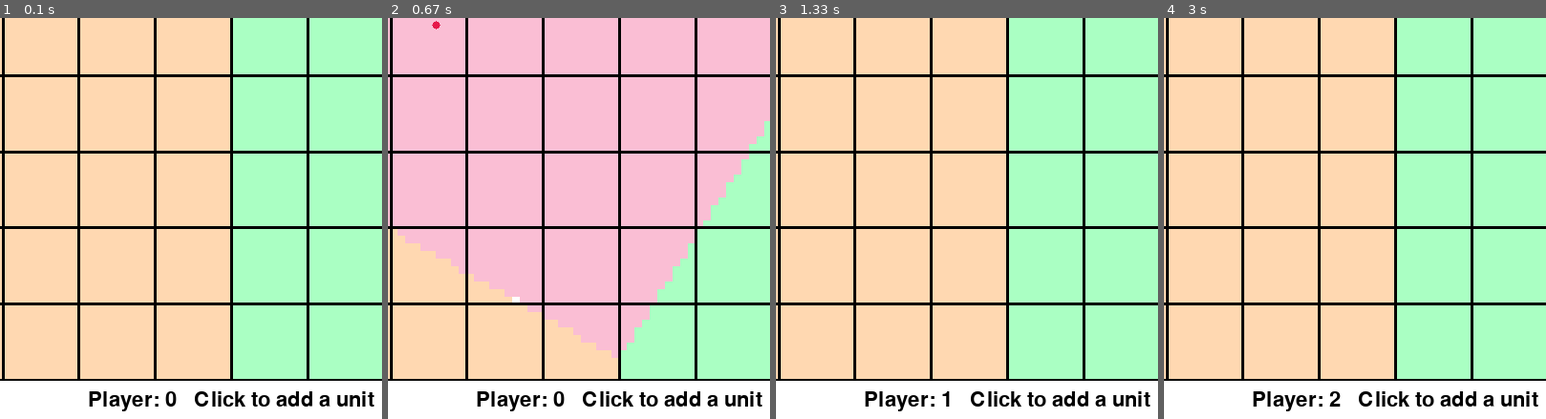
Above: before the commit, frames 1-4 (left to right).
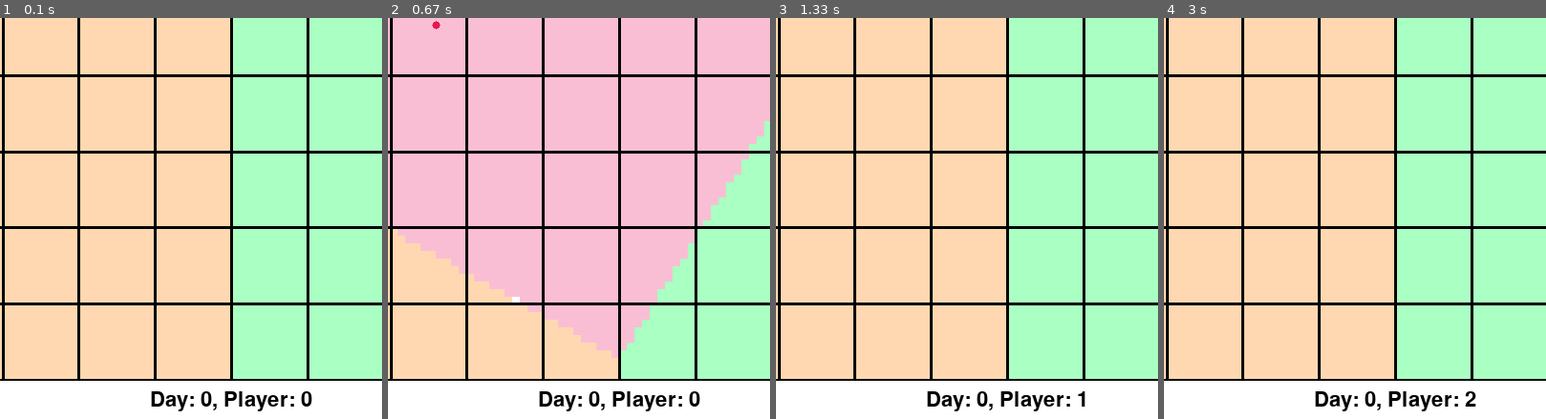
Above: after the commit, the same moments.

Repository: Shreeyak/COMS4444-Voronoi-Sim
Game: pygame game, started from main.py
Same seed, same stepped clock (60 frames per second), same inputs: the game is played once before the commit and once after it.
Inputs (mouse positions are % of the whole screen's width and height, from its top left):
- Up to frame 1 (0.1 s): no input
- Up to frame 2 (0.67 s): press the mouse at (50, 57) at 0.37 s; move the mouse to (38, 54) at 0.47 s; release the mouse at (26, 51) at 0.6 s
- Up to frame 3 (1.33 s): hold R 0.67-1.13 s; tap 2 at 1.17 s
- Up to frame 4 (3 s): tap 1 at 1.5 s; tap 3 at 2.83 s
The pictures show only the part of the screen within x 20-70%, y 50-100%; the shares and areas given below are measured in that part.

The runs differ from the first frame. In frame 1, 1.6% of the frame differs, in the area x 23-98%, y 93-99%; in frame 2, 1.6%; in frame 3, 1.6%; in frame 4, 1.6%.

Commit message:
Refactored main func into game loop. Moved todo to readme.

Diff:
--- a/main.py
+++ b/main.py
@@ -10,143 +10,127 @@
 from voronoi_renderer import VoronoiRender
 
 
-def pygame_main(map_size, scale_px):
-    """Main loop to run pygame"""
-    game_state = VoronoiGameMap(map_size=map_size)
-    renderer = VoronoiRender(map_size=map_size, scale_px=scale_px, unit_px=int(scale_px/2))
+class VoronoiInterface:
+    def __init__(self, map_size, game_window_width=800):
+        """Interface for the Voronoi Game.
+        Uses pygame to launch an interactive window
 
-    pygame.init()
-    caption = "COMS 4444: Voronoi"
-    pygame.display.set_caption(caption)
+        Ref:
+            Pygame Design Pattern: https://www.patternsgameprog.com/discover-python-and-patterns-8-game-loop-pattern/
+        """
+        self.map_size = map_size
+        scale_px = game_window_width // map_size
+        self.game_state = VoronoiGameMap(map_size=map_size)
+        self.renderer = VoronoiRender(map_size=map_size, scale_px=scale_px, unit_px=int(scale_px / 2))
 
-    # pygame creates Surface objects on which it draws graphics. Surfaces can be layered on top of each other.
-    # Add a section below the map for text
-    text_h = 40  # Height of text info box
-    s_width = renderer.img_w
-    s_height = renderer.img_h + text_h
-    screen = pygame.display.set_mode((s_width, s_height))  # Main screen surface. X-right, Y-down (not numpy format)
+        pygame.init()
+        caption = "COMS 4444: Voronoi"
+        pygame.display.set_caption(caption)
+        self.running = True
 
-    font = pygame.font.SysFont(None, 32)
-    text_box_rect = pygame.rect.Rect(0, s_height - text_h, s_width, text_h)  # Rect around text box
+        # pygame creates Surface objects on which it draws graphics. Surfaces can be layered on top of each other.
+        # Window contains the map and a section below it for text
+        text_h = 40  # Height of text info box
+        s_width = self.renderer.img_w
+        s_height = self.renderer.img_h + text_h
 
-    timeout = 3000000  # milliseconds
-    clock = pygame.time.Clock()
-    print(f"\nStarting pygame. Game will automatically close after {timeout}ms. ")
-    print(f"Keybindings:\n"
-          f"  Esc: Quit the game.\n"
-          f"  1-4: Select player 0-3\n"
-          f"  R: Reset game\n"
-          f"  Default Mode: Click to add units")
+        # Main surface (game window). X-right, Y-down (not numpy format)
+        flags = pygame.SHOWN  # | pygame.OPENGL
+        self.screen = pygame.display.set_mode((s_width, s_height), flags=flags)
+        # Text sub-surface
+        self.text_box_surf = self.screen.subsurface(pygame.Rect((0, self.renderer.img_h), (self.renderer.img_w, text_h)))
+        self.font = pygame.font.SysFont(None, 32)  # To create text
+        # Game Map sub-surface
+        self.occ_surf = self.screen.subsurface(pygame.Rect((0, 0), (self.renderer.img_w, self.renderer.img_h)))
 
-    # Create a surface for the map from initial map img
-    game_state.compute_occupancy_map()
-    occ_img = renderer.get_colored_occ_map(game_state.occupancy_map, game_state.units)  # Map Surface size and type is initialized from this image
-    _occ_img = np.swapaxes(occ_img, 0, 1)  # Convert coords into pygame format
-    occ_surf = pygame.pixelcopy.make_surface(_occ_img)
+        self.timeout = 3000000  # milliseconds
+        self.clock = pygame.time.Clock()
 
-    # Game data
-    curr_player = 0  # The player whose units will be modified
-    info_mode = "Click to add a unit"
+        # Game data
+        self.curr_player = 0  # The player whose units will be modified
+        self.reset = False
+        self.add_unit = None
 
-    # TODO: Refactor with game loop design pattern: https://www.patternsgameprog.com/discover-python-and-patterns-8-game-loop-pattern/
-    # TODO: Remove units with click (shift-click or change mode with key)
-    # TODO: Check which units are killed on keypress
-    # TODO: (Low priority) Click and drag to move units
-    # TODO: (Low priority) Ignore multiple clicks: If multiple clicks on the exact spot, don't add a unit
+    def process_input(self):
+        """Handle user inputs: events such as mouse clicks and key presses"""
 
-
-    # TODO: Voronoi diagram with all the units, map to each player and unit. Must be able to find a node/voronoi cell given
-    #  a unit ID. Create a graph from this map.
-    # TODO: BFS search from the above graph to find all nodes of a given player.
-    # TODO: Remi - replace SVG graphics with an image container
-    #       VIDEO: https://www.reddit.com/r/RemiGUI/comments/9skkag/streaming_images_from_a_webcam/
-
-
-    # TODO: Design Pattern for graphics, game state, and player interface:
-    """
-    Game State - Stores a list of units, compute occupancy map, killed units. Compute new unit pos based on move
-               commands for each unit. Occupancy map and killed units can be brute force (more efficient).
-               Needs to maintain exact coords and unique ID of each unit. This is passed to players.
-
-                Internally, maintains u
-
-        Q: What's the use of a discretized unit map?
-
-        Exposed to Player: List of units (player, exact pos, id). Occupancy Map. Curr/total score. Curr/total days.
-            History (units, move commands - easier motion tracking).
-                Q: Show before/after killing? No - doesn't seem useful.
-
-        Internal: Unit cell occupancy. Occupancy Map. Move units. Connected map (kill units). History.
-            Reset (calc game state from scratch, called after units move/are killed).
-
-
-    Render Graphics - Create an image out of the game state
-        Q: Separate Class? Who'd want to use that independently? Maybe when creating a strategy?
-
-    GUI - create the user interface, allows start/stop/reset game/interactive mode.
-        Initialize player code,  log errors.
-    """
-
-    running = True
-    while running:
-        dt = pygame.time.get_ticks()
-        if dt > timeout:
-            logging.info(f"Timeout. Quitting")
-            running = False
-
-        _ = clock.tick(30)  # Limit to 30fps
-
-        # Handle events such as mouse clicks and key presses
         for event in pygame.event.get():
             if event.type == pygame.QUIT:
-                running = False
+                self.running = False  # Close window
+                break
 
             elif event.type == pygame.MOUSEBUTTONUP:
-                if event.pos[1] > renderer.img_h:
+                if event.pos[1] > self.renderer.img_h:
                     continue  # Ignore clicks on the text area
 
                 # Add unit
-                pos = renderer.px_to_metric(event.pos[::-1])
-                game_state.add_units([Unit(curr_player, pos)])
-                game_state.compute_occupancy_map()
-                logging.debug(f"Added unit: Player: {curr_player}, Pos: {pos}")
+                pos = self.renderer.px_to_metric(event.pos)
+                self.add_unit = pos
+                logging.debug(f"Added unit: Player: {self.curr_player}, Pos: {pos}")
 
-            elif event.type == pygame.KEYDOWN:
+            if event.type == pygame.KEYDOWN:
                 if event.key == pygame.K_ESCAPE:
-                    running = False
+                    self.running = False
+                    break
 
                 elif pygame.K_0 <= event.key <= pygame.K_9:
                     # Set player
                     pl_map = {pygame.K_1: 0, pygame.K_2: 1, pygame.K_3: 2, pygame.K_4: 3}
-                    curr_player = pl_map[event.key]
-                    logging.debug(f"Player set to: {curr_player}")
+                    self.curr_player = pl_map[event.key]
+                    logging.debug(f"Player set to: {self.curr_player}")
 
                 elif event.key == pygame.K_r:
                     # Reset map
-                    game_state.reset_game()
-                    game_state.compute_occupancy_map()
+                    self.reset = True
                     logging.debug(f"Reset the map")
 
-        # Update the occ map surface
-        occ_img = renderer.get_colored_occ_map(game_state.occupancy_map, game_state.units)
-        pygame.pixelcopy.array_to_surface(occ_surf, np.swapaxes(occ_img, 0, 1))
+    def update(self):
+        """Update the state of the game"""
+        if pygame.time.get_ticks() > self.timeout:
+            logging.info(f"Timeout. Quitting")
+            self.running = False
 
-        # Draw the map surface on the screen surface
-        screen.fill((255, 255, 255))
-        screen.blit(occ_surf, (0, 0))
+        if self.reset:
+            self.game_state.reset_game()
 
+        if self.add_unit is not None:
+            self.game_state.add_units([Unit(self.curr_player, self.add_unit)])
+            self.game_state.compute_occupancy_map()
+            self.add_unit = None
+
+    def render(self):
+        # self.screen.fill((255, 255, 255))  # Blank screen
+
+        # Draw Map
+        occ_img = self.renderer.get_colored_occ_map(self.game_state.occupancy_map, self.game_state.units)
+        pygame.pixelcopy.array_to_surface(self.occ_surf, np.swapaxes(occ_img, 0, 1))
 
         # Draw Info text on screen surface
-        info_text = f"Player: {curr_player}   " + info_mode
-        text_surf = font.render(info_text, True, (0, 0, 0))
-        text_rect = text_surf.get_rect()  # Size of the text
-        text_rect.center = text_box_rect.center  # Center text in text box
-        screen.blit(text_surf, text_rect.topleft)
+        self.text_box_surf.fill((255, 255, 255))  # White background for text
+        box_rect = self.text_box_surf.get_rect()
+
+        info_text = f"Day: {0}, Player: {self.curr_player}"
+        color = (0, 0, 0)
+        text_surf = self.font.render(info_text, True, color)
+        text_rect = text_surf.get_rect(center=box_rect.center)  # Position surface at center of text box
+        self.text_box_surf.blit(text_surf, text_rect.topleft)  # Draw text on text box
 
         # Update the game window to see latest changes
         pygame.display.update()
 
-    pygame.quit()
+    def run(self):
+        print(f"\nStarting pygame. Game will automatically close after {self.timeout}ms. ")
+        print(f"Keybindings:\n"
+              f"  Esc: Quit the game.\n"
+              f"  1-4: Select player 0-3\n"
+              f"  R: Reset game\n"
+              f"Default Mode: Click to add units")
+
+        while self.running:
+            self.process_input()
+            self.update()
+            self.render()
+            self.clock.tick(60)  # Limit updates to 60 FPS. We're much slower.
 
 
 if __name__ == '__main__':
@@ -154,10 +138,10 @@
     parser.add_argument("--map_size", "-m", help="Size of the map in km", default=100, type=int)
     args = parser.parse_args()
 
+    game_window_width = 800
+    map_size = args.map_size
     logging.basicConfig(level=logging.INFO)
 
-    game_window_width = 800
-    map_size = args.map_size
-    scale_px = game_window_width // map_size
-
-    pygame_main(map_size, scale_px)
+    user_interface = VoronoiInterface(map_size, game_window_width)
+    user_interface.run()
+    pygame.quit()
--- a/voronoi_renderer.py
+++ b/voronoi_renderer.py
@@ -44,8 +44,10 @@
         return px, py
 
     def px_to_metric(self, pos_px: Tuple) -> Tuple[float, float]:
-        """Convert a pixel coord on map to metric"""
-        px, py = pos_px
+        """Convert a pixel coord on map to metric
+        Note: Pixels are in (row, col) format, transpose of XY Axes.
+        """
+        py, px = pos_px
         if not 0 <= px <= self.img_h:
             raise ValueError(f"x out of range [0, {self.map_size}]: {px}")
         if not 0 <= py <= self.img_w:
Not shown, changed: Readme.md
